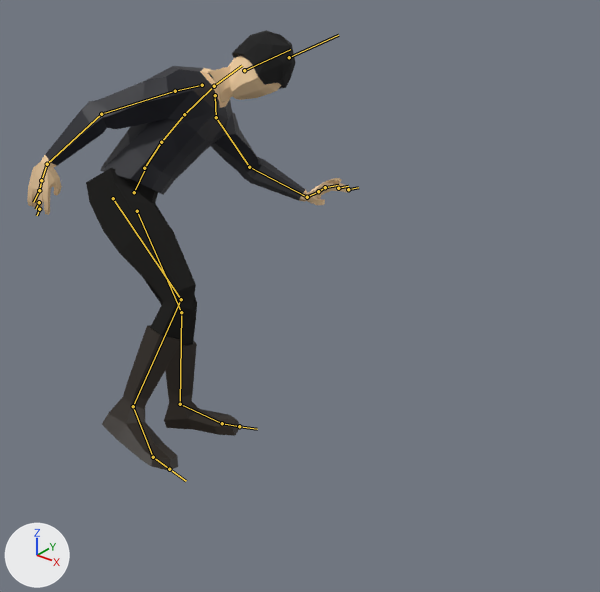
The glTF model playerModel.glb as it was, and as the next commit left it.
Rendered twice from a 50 mm camera at (2.12, -3.13, 1.94) aimed at (0.61, -1.23, 0.77). Every picture has the same lights, and +X, +Y and +Z are marked at lower left. Both versions are drawn at frame 60 of the action 'Car_enter'; the numbers are the values there. The bones that bend it are drawn over the model as lines.

Names of what the first picture shows: 'Head', 'Pants', 'Torso'.
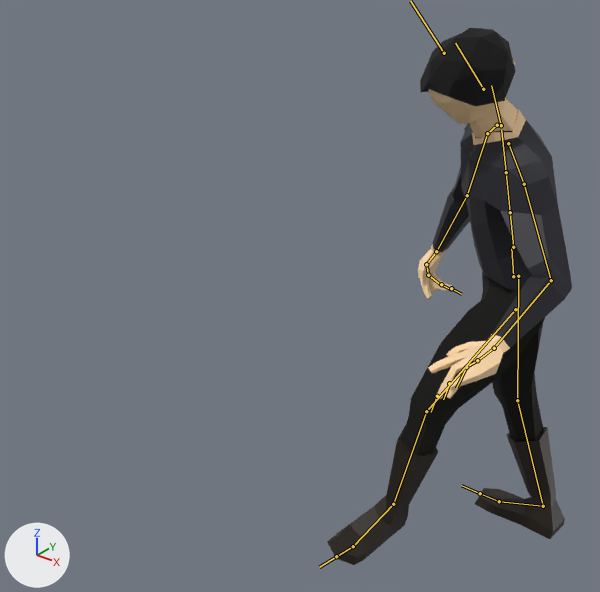
What differs and where, as boxes [x1, y1, x2, y2] in the pictures (600 x 592 px):
'Torso', posed (52% narrower, 94% taller): before [27, 66, 349, 215]; after [418, 109, 572, 399]
'Pants', posed: before [86, 168, 240, 471]; after [327, 271, 565, 565]
'Head', posed (11% wider, 51% taller): before [208, 30, 296, 103]; after [420, 28, 518, 139]
bone 'mixamorig:Hips', root to tip: before (134, 192) to (145, 168); after (513, 276) to (511, 247)
bone 'mixamorig:Spine', root to tip: before (144, 168) to (161, 142); after (513, 247) to (510, 212)
bone 'mixamorig:Spine1', root to tip: before (161, 142) to (184, 114); after (510, 212) to (506, 172)
bone 'mixamorig:Spine2', root to tip: before (184, 114) to (211, 88); after (506, 172) to (501, 130)
bone 'mixamorig:Neck', root to tip: before (214, 86) to (242, 65); after (501, 125) to (491, 85)
bone 'mixamorig:Head', root to tip: before (244, 70) to (290, 49); after (483, 89) to (455, 43)
bone 'mixamorig:LeftShoulder', root to tip: before (215, 95) to (216, 117); after (508, 143) to (524, 184)
bone 'mixamorig:LeftArm', root to tip: before (216, 117) to (249, 167); after (524, 184) to (551, 280)
bone 'mixamorig:LeftForeArm', root to tip: before (249, 167) to (307, 197); after (551, 280) to (494, 348)
bone 'mixamorig:LeftHand', root to tip: before (307, 197) to (318, 191); after (494, 348) to (477, 360)
bone 'mixamorig:RightShoulder', root to tip: before (202, 85) to (175, 91); after (497, 125) to (487, 133)
bone 'mixamorig:RightArm', root to tip: before (175, 91) to (101, 114); after (487, 133) to (467, 195)
bone 'mixamorig:RightForeArm', root to tip: before (101, 114) to (47, 164); after (467, 195) to (436, 251)
bone 'mixamorig:RightHand', root to tip: before (47, 164) to (41, 180); after (436, 251) to (426, 264)
bone 'mixamorig:RightHandIndex1', root to tip: before (41, 180) to (39, 190); after (426, 264) to (428, 275)
bone 'mixamorig:RightHandIndex2', root to tip: before (39, 190) to (33, 202); after (428, 275) to (441, 285)
bone 'mixamorig:LeftUpLeg', root to tip: before (137, 211) to (181, 312); after (515, 309) to (426, 411)
bone 'mixamorig:LeftLeg', root to tip: before (181, 312) to (180, 404); after (426, 411) to (393, 504)
bone 'mixamorig:LeftFoot', root to tip: before (180, 404) to (222, 423); after (393, 504) to (353, 546)
bone 'mixamorig:RightUpLeg', root to tip: before (113, 198) to (181, 299); after (518, 276) to (517, 400)
bone 'mixamorig:RightLeg', root to tip: before (181, 299) to (133, 406); after (517, 400) to (543, 506)
bone 'mixamorig:RightFoot', root to tip: before (133, 406) to (153, 457); after (543, 506) to (499, 501)

The edits, one by one:
Object 'MainArmature' (bone_rig_object) turns from (90, 0, 0) to (90, 0, -90) degrees about its own x, y and z.
Bone 'mixamorig:Hips' (bone_mixamorig_hips) moves from (-0.078, 0.041, 1.269) to (1.015, -0.016, -1.27).
Bone 'mixamorig:Hips' (bone_mixamorig_hips) turns from (67, 129, 54) to (8, 24, -4) degrees about its own x, y and z.
Bone 'mixamorig:Spine' (bone_mixamorig_spine) turns from (15, -3, 6) to (5, 7, -3) degrees about its own x, y and z.
Bone 'mixamorig:Spine1' (bone_mixamorig_spine1) turns from (6, -1, -1) to (0, 5, -4) degrees about its own x, y and z.
Bone 'mixamorig:Spine2' (bone_mixamorig_spine2) turns from (6, -2, -1) to (0, 5, -4) degrees about its own x, y and z.
Bone 'mixamorig:Neck' (bone_mixamorig_neck) turns from (5, -1, -1) to (3, 0, -1) degrees about its own x, y and z.
Bone 'mixamorig:Head' (bone_mixamorig_head) turns from (22, -25, 6) to (15, 9, -17) degrees about its own x, y and z.
Bone 'mixamorig:LeftShoulder' (bone_mixamorig_leftshoulder) turns from (5, 3, 5) to (9, 1, -1) degrees about its own x, y and z.
Bone 'mixamorig:LeftArm' (bone_mixamorig_leftarm) turns from (3, -42, 24) to (28, -27, -11) degrees about its own x, y and z.
Bone 'mixamorig:LeftForeArm' (bone_mixamorig_leftforearm) turns from (7, -5, 44) to (7, -6, 51) degrees about its own x, y and z.
Bone 'mixamorig:LeftHand' (bone_mixamorig_lefthand) turns from (-16, 61, 43) to (7, 15, 11) degrees about its own x, y and z.
Bone 'mixamorig:RightShoulder' (bone_mixamorig_rightshoulder) turns from (11, -3, -5) to (12, -3, -6) degrees about its own x, y and z.
Bone 'mixamorig:RightArm' (bone_mixamorig_rightarm) turns from (69, -26, 1) to (51, 2, -18) degrees about its own x, y and z.
Bone 'mixamorig:RightForeArm' (bone_mixamorig_rightforearm) turns from (7, 3, -23) to (6, 1, -12) degrees about its own x, y and z.
Bone 'mixamorig:RightHand' (bone_mixamorig_righthand) turns from (16, 0, -25) to (11, -3, -16) degrees about its own x, y and z.
Bone 'mixamorig:RightHandIndex1' (bone_mixamorig_righthandindex1) turns from (-6, -2, -18) to (39, -4, -10) degrees about its own x, y and z.
Bone 'mixamorig:RightHandIndex2' (bone_mixamorig_righthandindex2) turns from (11, -6, 19) to (30, -12, 20) degrees about its own x, y and z.
Bone 'mixamorig:LeftUpLeg' (bone_mixamorig_leftupleg) turns from (42, -21, 15) to (47, -16, -14) degrees about its own x, y and z.
Bone 'mixamorig:LeftLeg' (bone_mixamorig_leftleg) turns from (-27, 6, -4) to (-25, -8, 6) degrees about its own x, y and z.
Bone 'mixamorig:LeftFoot' (bone_mixamorig_leftfoot) turns from (3, 11, 5) to (-8, -27, 20) degrees about its own x, y and z.
Bone 'mixamorig:RightUpLeg' (bone_mixamorig_rightupleg) turns from (66, 1, 12) to (7, 4, 15) degrees about its own x, y and z.
Bone 'mixamorig:RightLeg' (bone_mixamorig_rightleg) turns from (-66, 4, -9) to (-16, 9, -4) degrees about its own x, y and z.
Bone 'mixamorig:RightFoot' (bone_mixamorig_rightfoot) turns from (-1, 3, -3) to (19, 5, -10) degrees about its own x, y and z.
